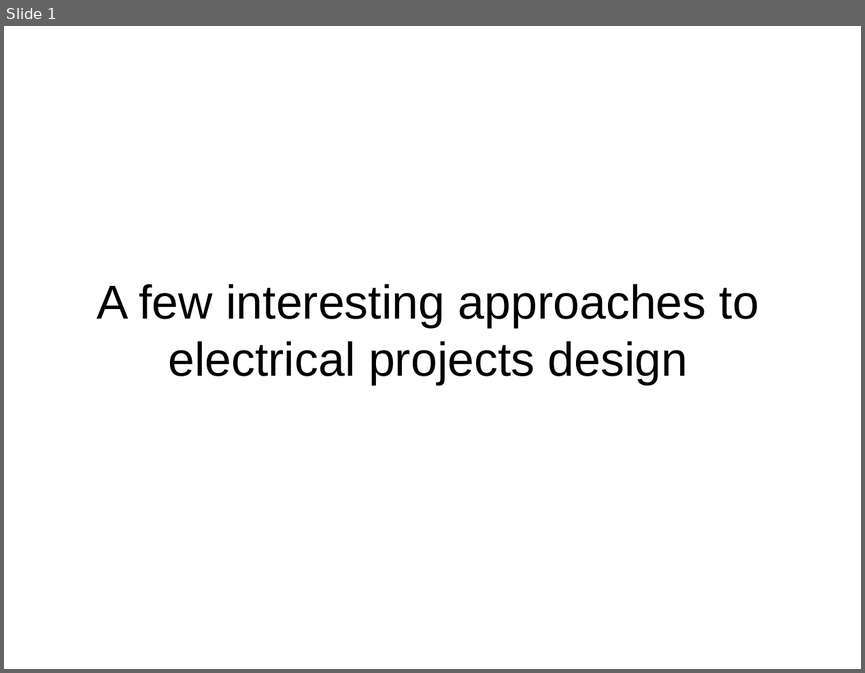
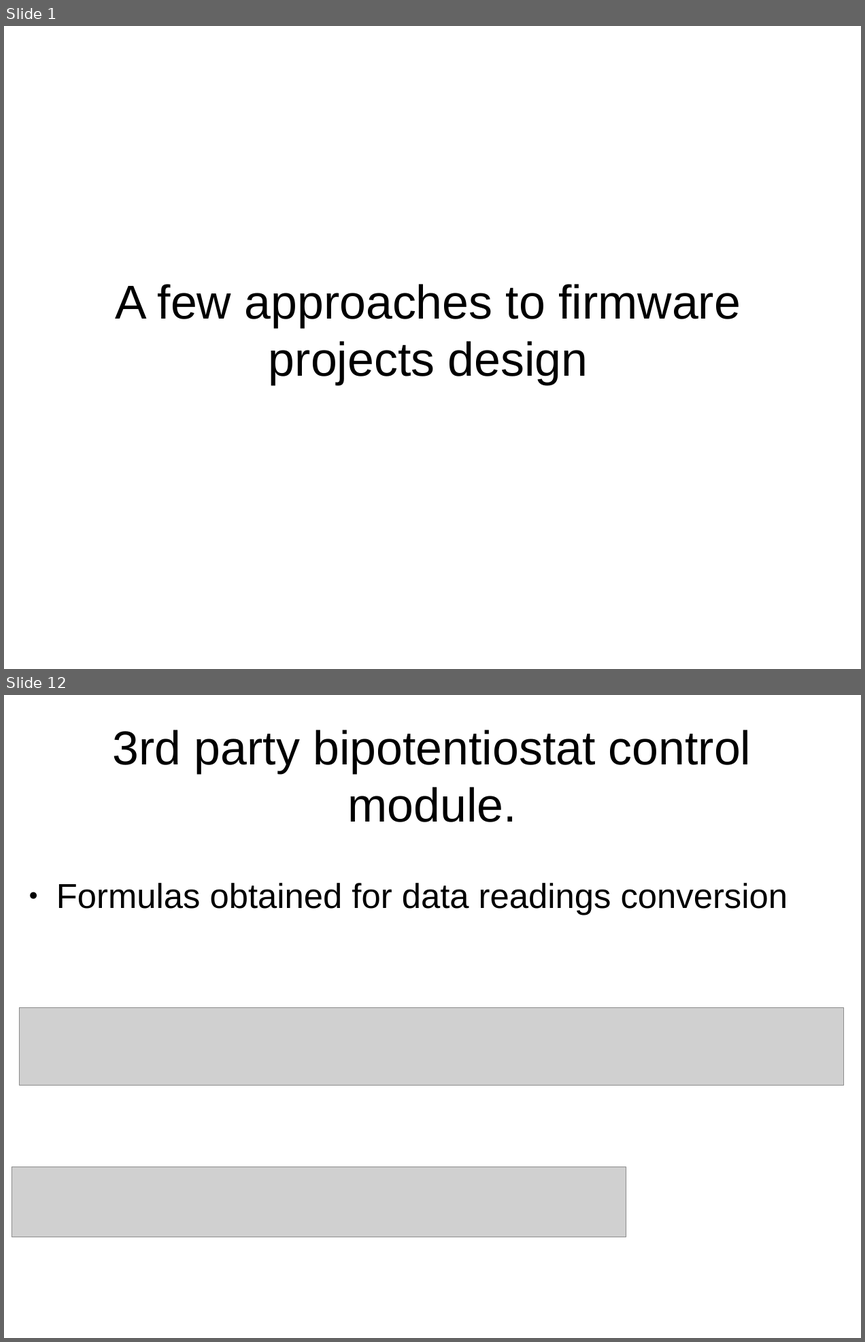
Before and after one commit to z80/mapper, a slide deck: docs/pres/pres.odp. Shown one above the other, each under a label of ours: slide 1 before the commit, slides 1 and 12 after it; the slides between them are not shown. The pictures are 865x673 and 865x1342 pixels, drawn with LibreOffice and Linux fonts; fonts in the diff are those of the drawing; grey boxes stand for pictures. Boxes give left, top, right and bottom in pixels: in the first picture for what was removed or moved away, otherwise in the second. Text is boxed around its words. In the diff, an @@ line names an element or a change of style, - is before the commit and + after.

```diff
--- a/docs/pres/pres.odp
+++ b/docs/pres/pres.odp
@@ slide 12 added at (4, 695, 861, 1338), background #FFFFFF @@
@@ title added at (113, 730, 751, 822), 44 pt, text #000000 @@
+3rd party bipotentiostat control module.
@@ text added at (56, 883, 788, 915), 32 pt, text #000000 @@
+● Formulas obtained for data readings conversion
@@ picture added at (20, 1008, 844, 1085) @@
@@ picture added at (11, 1167, 626, 1237) @@
@@ slide 1 changed as well @@
@@ title at (116, 284, 740, 384): text changed @@
-A few interesting approaches to electrical projects design
+A few approaches to firmware projects design
```
Also in this commit, not shown: 1 other slide changed, 10 other slides added, 4 other files.
